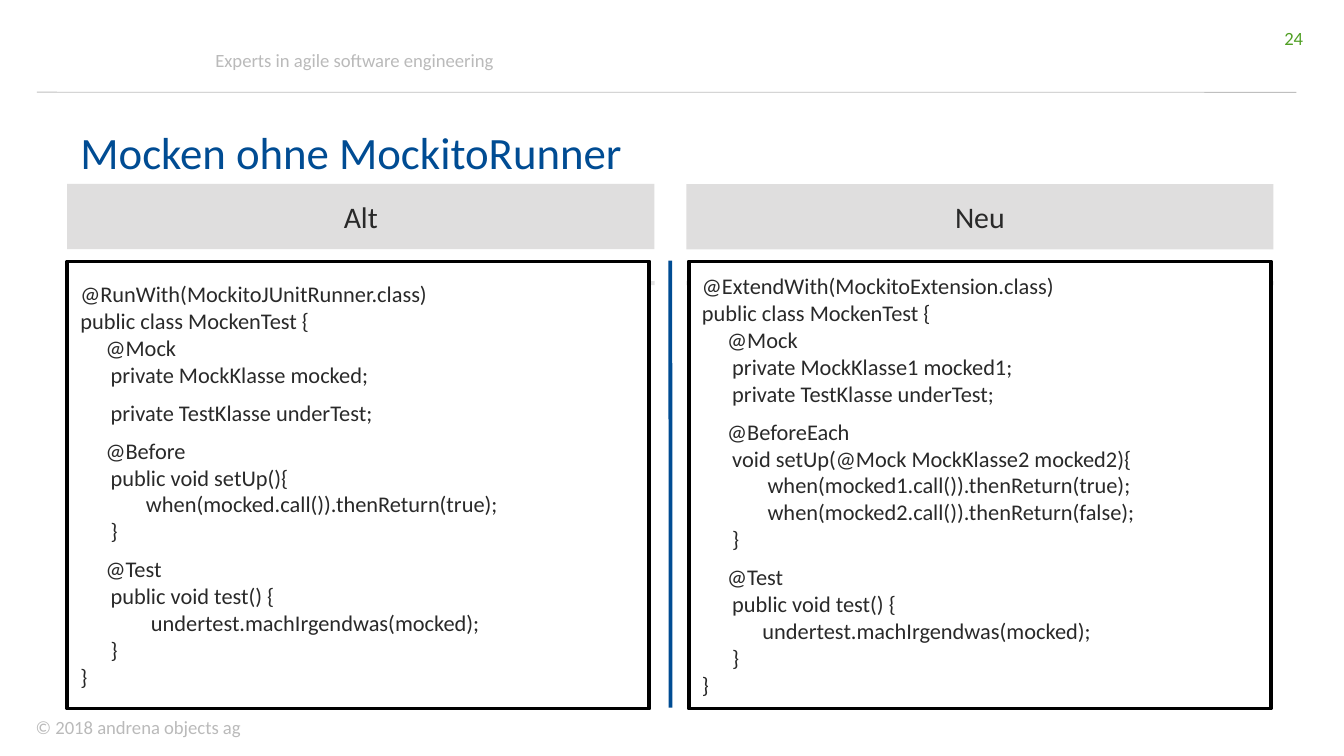
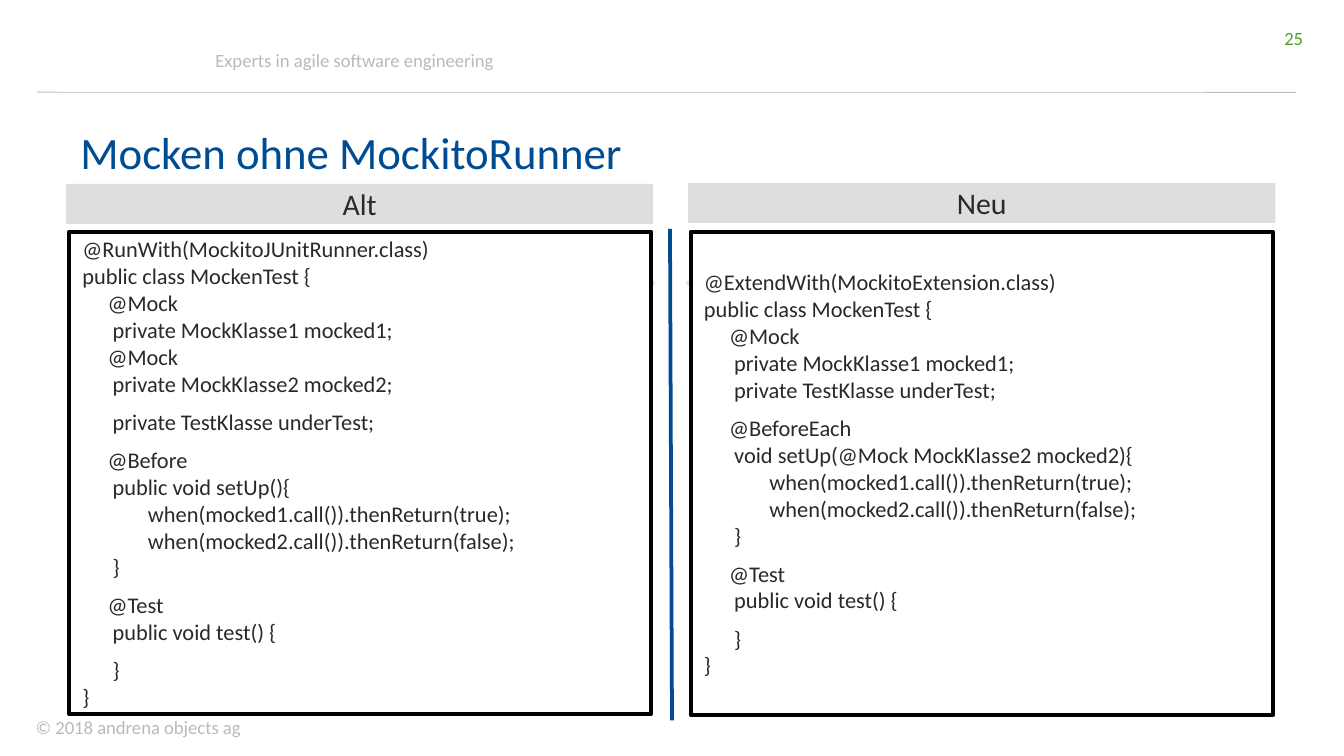
Before and after one commit to andrena/junit5-workshop-et-ka-2018, a slide deck: slide 25 of files/Folien.pptx (slide 24 before the commit). Drawn at 1344x756 pixels with LibreOffice and Linux fonts; fonts in the diff are those of the drawing; background and template pictures are left out. Boxes give left, top, right and bottom in pixels: in the first picture for what was removed or moved away, otherwise in the second. Text is boxed around its words. In the diff, an @@ line names an element or a change of style, - is before the commit and + after.

```diff
--- a/files/Folien.pptx
+++ b/files/Folien.pptx
@@ page number at [1284, 33, 1303, 45]: text changed @@
-24
+25
@@ rectangle "Alt": place and size @@
-rectangle "Alt" at [67, 184, 655, 250]
+rectangle "Alt" at [66, 184, 653, 224]
@@ rectangle "Neu": place and size @@
-rectangle "Neu" at [687, 184, 1274, 250]
+rectangle "Neu" at [688, 183, 1275, 223]
@@ rectangle "@RunWith(MockitoJUnitRunner.class)": place and size @@
-rectangle "@RunWith(MockitoJUnitRunner.class)" at [67, 262, 649, 710]
+rectangle "@RunWith(MockitoJUnitRunner.class)" at [69, 231, 650, 714]
@@ line moved from (671, 261) - (671, 708) to (671, 228) - (672, 720) @@
@@ rectangle "@ExtendWith(MockitoExtension.class)": place and size @@
-rectangle "@ExtendWith(MockitoExtension.class)" at [688, 262, 1270, 710]
+rectangle "@ExtendWith(MockitoExtension.class)" at [691, 231, 1273, 715]
@@ text in rectangle at [108, 322, 393, 396]: text changed @@
-private MockKlasse mocked;
+private MockKlasse1 mocked1;
+@Mock
+private MockKlasse2 mocked2;
@@ text in rectangle at [148, 506, 515, 552]: text changed @@
-when(mocked.call()).thenReturn(true);
+when(mocked1.call()).thenReturn(true);
+when(mocked2.call()).thenReturn(false);
@@ text in rectangle at [151, 615, 479, 635]: paragraph removed @@
-undertest.machIrgendwas(mocked);
@@ text in rectangle at [762, 623, 1090, 643]: paragraph removed @@
-undertest.machIrgendwas(mocked);
```
Also in this commit, not shown: 27 other slides changed, 5 slides added, 1 slide removed.
